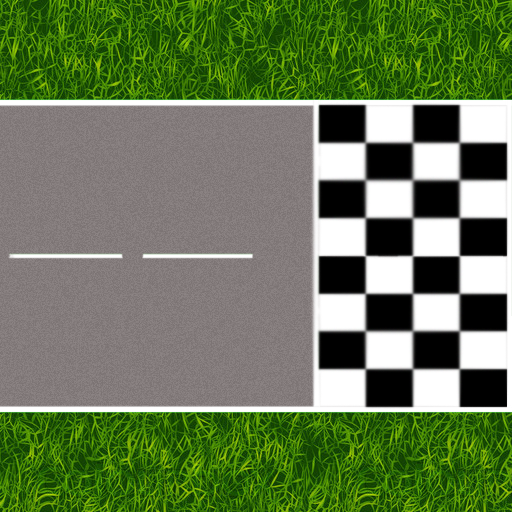
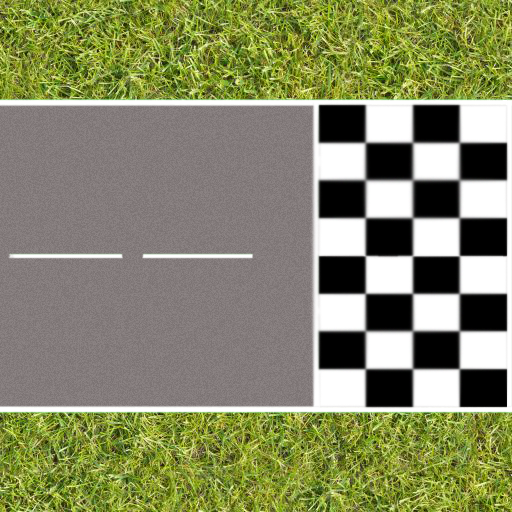
Comparing the layer stacks of the two 512x512 images. Changes:
painted on "EndLine copy" over <box>311,0,323,415</box>
painted on "EndLine" over <box>505,0,512,414</box>
moved "Layer 2" below "baanstuk-recht", painted on it over <box>0,0,512,512</box>
